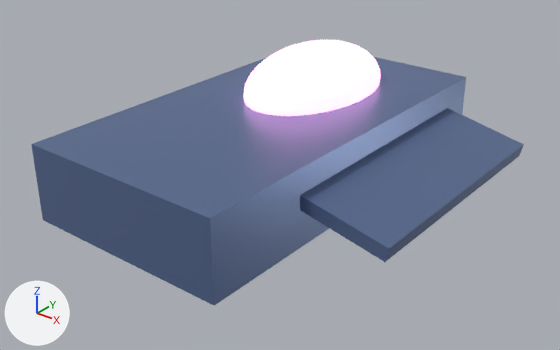
An edit to the glTF model public/game/models/astra_t2.glb, drawn before and after from the same camera.
Rendered twice from a camera (50 mm lens) standing at (2.62, -3.2, 1.8) and looking at (0.12, -0.08, -0.14). Every picture has the same lights, and +X, +Y and +Z are marked at lower left. Where no turn or scale is listed for an object, it has been applied to the vertices.

The scene before the commit, as lines of its bpy script (objects in view):
```python
me_cube_163 = bpy.data.meshes.new('Cube.163')
me_cube_163.from_pydata(...)  # a box spanning x -0.5..0.5, y -0.5..0.5, z -0.5..0.5
me_cube_163.materials.append(mat_hull_007)  # blue #6176a0
me_cube_164 = bpy.data.meshes.new('Cube.164')
me_cube_164.from_pydata(...)  # a box spanning x -0.5..0.5, y -0.5..0.5, z -0.5..0.5
me_cube_164.materials.append(mat_hull_007)  # blue #6176a0
me_sphere_045 = bpy.data.meshes.new('Sphere.045')
me_sphere_045.from_pydata(...)  # a UV sphere (32 segments, 16 rings, poles along z) spanning x -0.34..0.34, y -0.52..0.52, z -0.24..0.24
me_sphere_045.materials.append(mat_accent_006)  # pink #ffaada
ob_cube = bpy.data.objects.new('Cube', me_cube_163)
ob_cube.location = (0.0, 0.0, 0.0)
ob_cube.scale = (1.24, 2.34, 0.44)
ob_cube_001 = bpy.data.objects.new('Cube.001', me_cube_164)
ob_cube_001.location = (0.8, 0.2, 0.0)
ob_cube_001.rotation_euler = (0.0, 0.209, 0.0)  # degrees (0, 12, 0)
ob_cube_001.scale = (0.65, 1.5, 0.08)
ob_sphere = bpy.data.objects.new('Sphere', me_sphere_045)
ob_sphere.location = (0.0, 0.4, 0.25)
```
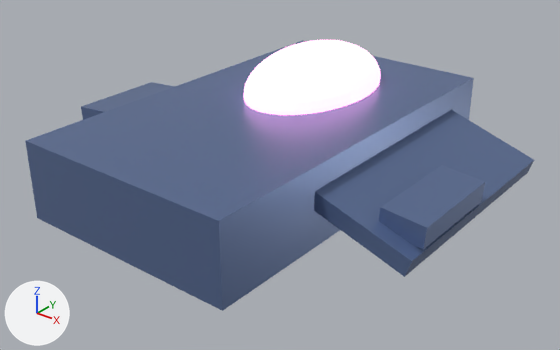
Location of each change, [x1, y1, x2, y2] in pixels of the pictures (560 x 350 px):
'Cube', rescaled (9% taller)
    before: [31, 57, 466, 305]
    after: [25, 40, 474, 311]
'Cube.001', turned, rescaled
    before: [300, 108, 524, 262]
    after: [314, 110, 534, 277]
'Cube.004', added (blue)
    after: [379, 165, 485, 250]
'Cube.005', added (blue)
    after: [81, 82, 175, 120]

The change, as a list of edits to the scene's bpy script:
```text
Add me_cube_243:
    me_cube_243.from_pydata([(-0.119, -0.3, -0.071), (-0.13, -0.3, 0.049), (-0.119, 0.3, -0.071), (-0.13, 0.3, 0.049), (0.13, -0.3, -0.049), (0.119, -0.3, 0.071), (0.13, 0.3, -0.049), (0.119, 0.3, 0.071)], [], [(0, 1, 3), (0, 3, 2), (2, 3, 7), (2, 7, 6), (6, 7, 5), (6, 5, 4), (4, 5, 1), (4, 1, 0), (2, 6, 4), (2, 4, 0), (7, 3, 1), (7, 1, 5)])
    me_cube_243.materials.append(mat_hull_007)  # blue #6176a0
Add me_cube_242:
    me_cube_242.from_pydata([(-0.13, -0.3, -0.049), (-0.119, -0.3, 0.071), (-0.13, 0.3, -0.049), (-0.119, 0.3, 0.071), (0.119, -0.3, -0.071), (0.13, -0.3, 0.049), (0.119, 0.3, -0.071), (0.13, 0.3, 0.049)], [], [(0, 1, 3), (0, 3, 2), (2, 3, 7), (2, 7, 6), (6, 7, 5), (6, 5, 4), (4, 5, 1), (4, 1, 0), (2, 6, 4), (2, 4, 0), (7, 3, 1), (7, 1, 5)])
    me_cube_242.materials.append(mat_hull_007)  # blue #6176a0
Change ob_cube:
    ob_cube.scale: (1.24, 2.34, 0.44) -> (1.34, 2.34, 0.45)
Change ob_cube_001:
    ob_cube_001.rotation_euler: (0.0, 0.209, 0.0) -> (0.0, 0.314, 0.0)  # degrees (0, 12, 0) -> degrees (0, 18, 0)
    ob_cube_001.scale: (0.65, 1.5, 0.08) -> (0.85, 1.4, 0.1)
Add ob_cube_005:
    ob_cube_005 = bpy.data.objects.new('Cube.005', me_cube_243)
    ob_cube_005.location = (-1.1, -0.1, 0.0)
Add ob_cube_004:
    ob_cube_004 = bpy.data.objects.new('Cube.004', me_cube_242)
    ob_cube_004.location = (1.1, -0.1, 0.0)
```
